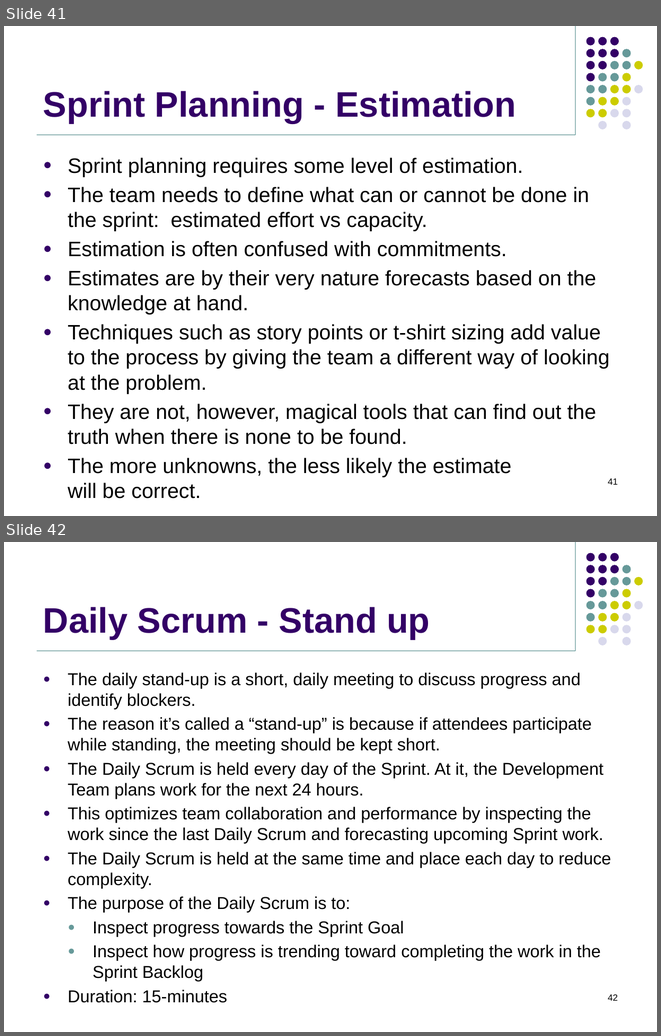
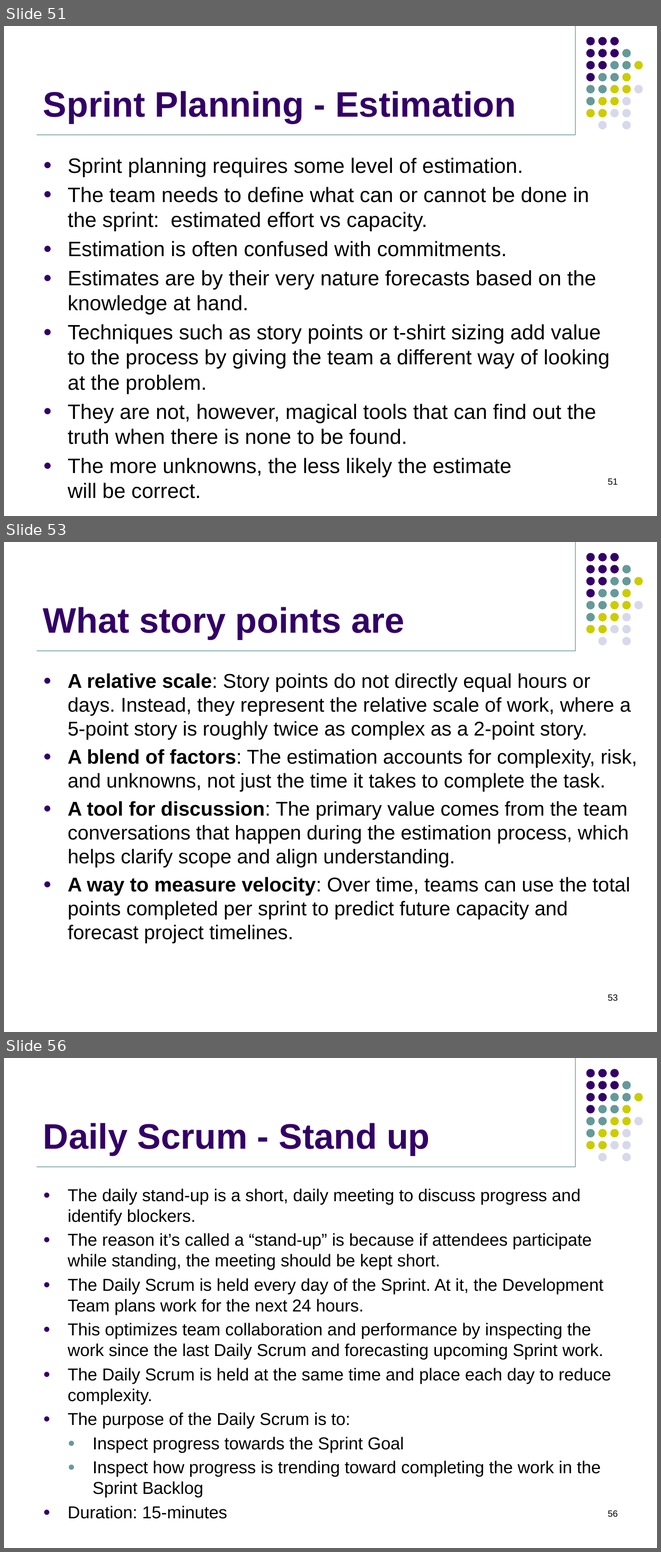
Before and after one commit to jasdhiratrevature/TrainingSlides, a slide deck: SLDC/SDLC.pptx. Shown one above the other, each under a label of ours: slides 41 and 42 before the commit, slides 51, 53 and 56 after it; the slides between them are not shown. The pictures are 661x1036 and 661x1552 pixels, drawn with LibreOffice and Linux fonts; fonts in the diff are those of the drawing; background and template pictures are left out. Boxes give left, top, right and bottom in pixels: in the first picture for what was removed or moved away, otherwise in the second. Text is boxed around its words. In the diff, an @@ line names an element or a change of style, - is before the commit and + after.

```diff
--- a/SLDC/SDLC.pptx
+++ b/SLDC/SDLC.pptx
@@ slide 53 added at (4, 542, 657, 1032), background #FFFFFF; not listed: 33 template elements that a slide beside it also shows @@
@@ title added at (43, 607, 404, 639), 39 pt, text #330066, bold @@
+What story points are
@@ text added at (68, 673, 637, 943), 22 pt, text #000000 @@
+● A relative scale: Story points do not directly equal hours or days. Instead, they represent the relative scale of work, where a 5-point story is roughly twice as complex as a 2-point story.
+● A blend of factors: The estimation accounts for complexity, risk, and unknowns, not just the time it takes to complete the task.
+● A tool for discussion: The primary value comes from the team conversations that happen during the estimation process, which helps clarify scope and align understanding.
+● A way to measure velocity: Over time, teams can use the total points completed per sprint to predict future capacity and forecast project timelines.
@@ page number added at (608, 994, 618, 1000), 10 pt, text #000000 @@
+53
@@ what was slide 41 is now slide 51 @@
@@ page number at (608, 478, 618, 484): text changed @@
-41
+51
@@ what was slide 42 is now slide 56 @@
@@ page number at (608, 1510, 618, 1516): text changed @@
-42
+56
```
Also in this commit, not shown: 1 slide changed, 15 other slides added.
